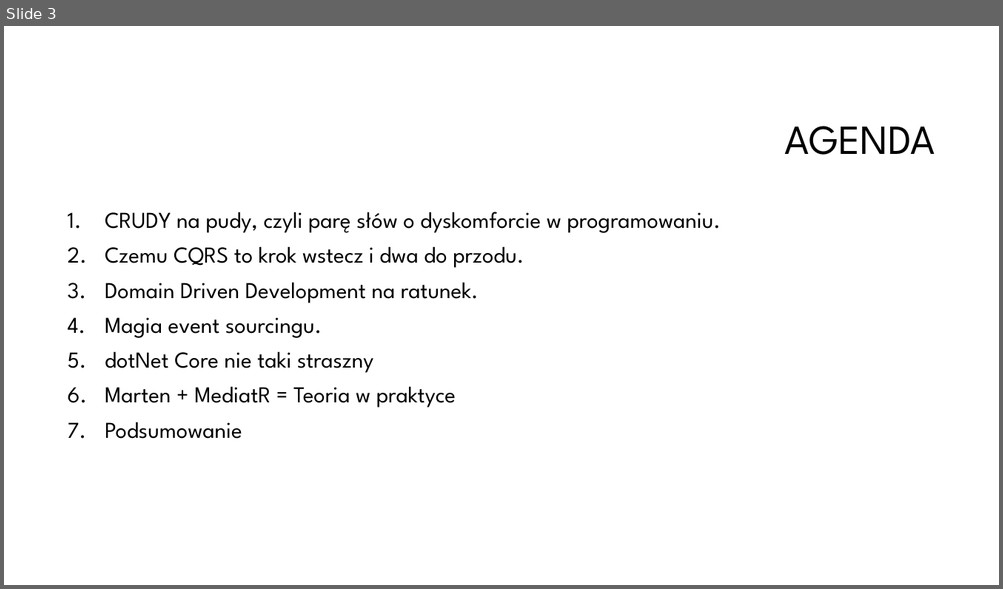
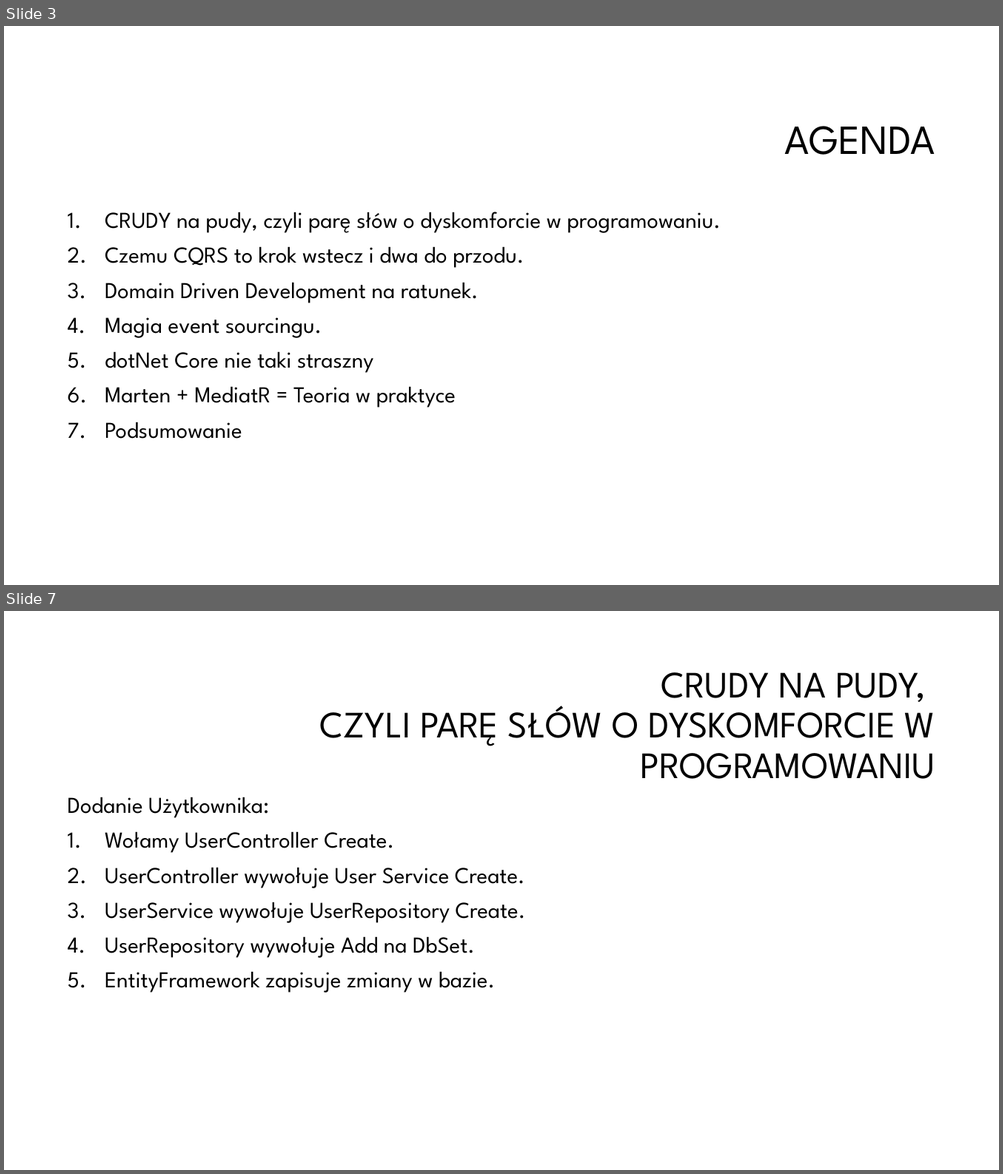
Before and after one commit to oskardudycz/EventSourcing.NetCore, a slide deck: Slides.pptx. Shown one above the other, each under a label of ours: slide 3 before the commit, slides 3 and 7 after it; the slides between them are not shown. The pictures are 1003x589 and 1003x1174 pixels, drawn with LibreOffice and Linux fonts; fonts in the diff are those of the drawing; background and template pictures are left out. Boxes give left, top, right and bottom in pixels: in the first picture for what was removed or moved away, otherwise in the second. Text is boxed around its words. In the diff, an @@ line names an element or a change of style, - is before the commit and + after.

```diff
--- a/Slides.pptx
+++ b/Slides.pptx
@@ slide 7 added at [4,611,999,1170], background #FFFFFF @@
@@ title added at [319,672,935,779], 36 pt, text #000000 @@
+CRUDY NA PUDY,
+CZYLI PARĘ SŁÓW O DYSKOMFORCIE W PROGRAMOWANIU
@@ text added at [68,797,526,993], 22 pt, text #000000 @@
+Dodanie Użytkownika:
+1. Wołamy UserController Create.
+2. UserController wywołuje User Service Create.
+3. UserService wywołuje UserRepository Create.
+4. UserRepository wywołuje Add na DbSet.
+5. EntityFramework zapisuje zmiany w bazie.
```
Also in this commit, not shown: 8 other slides added.
